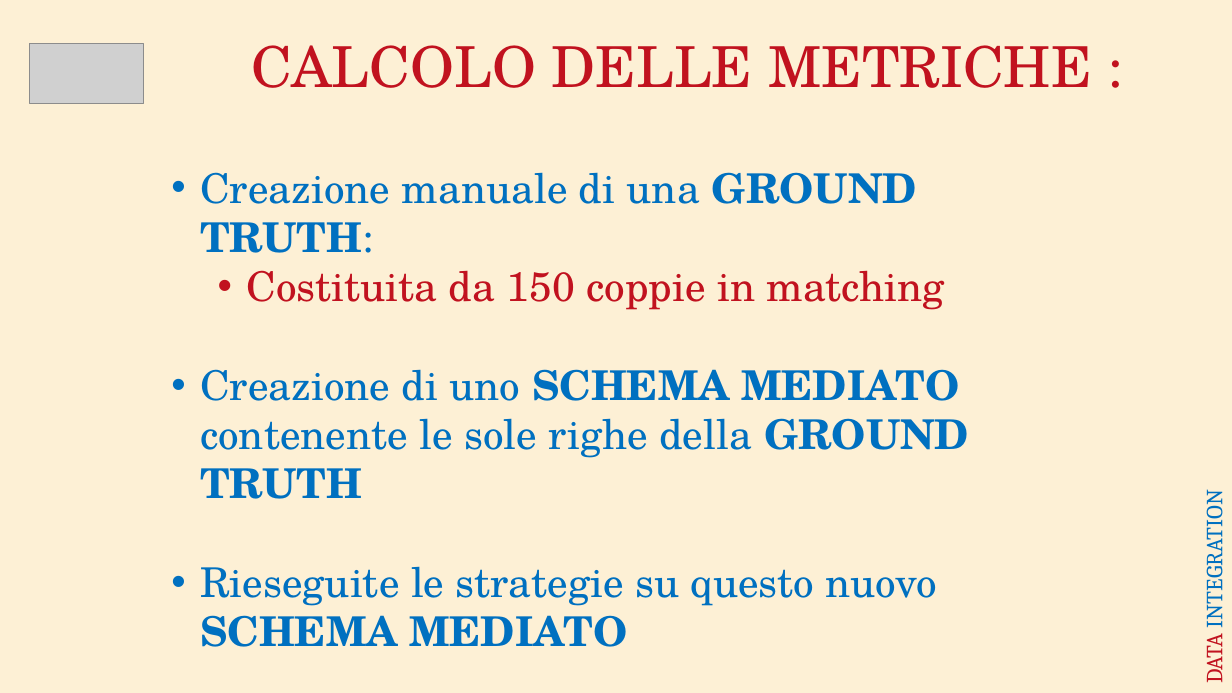
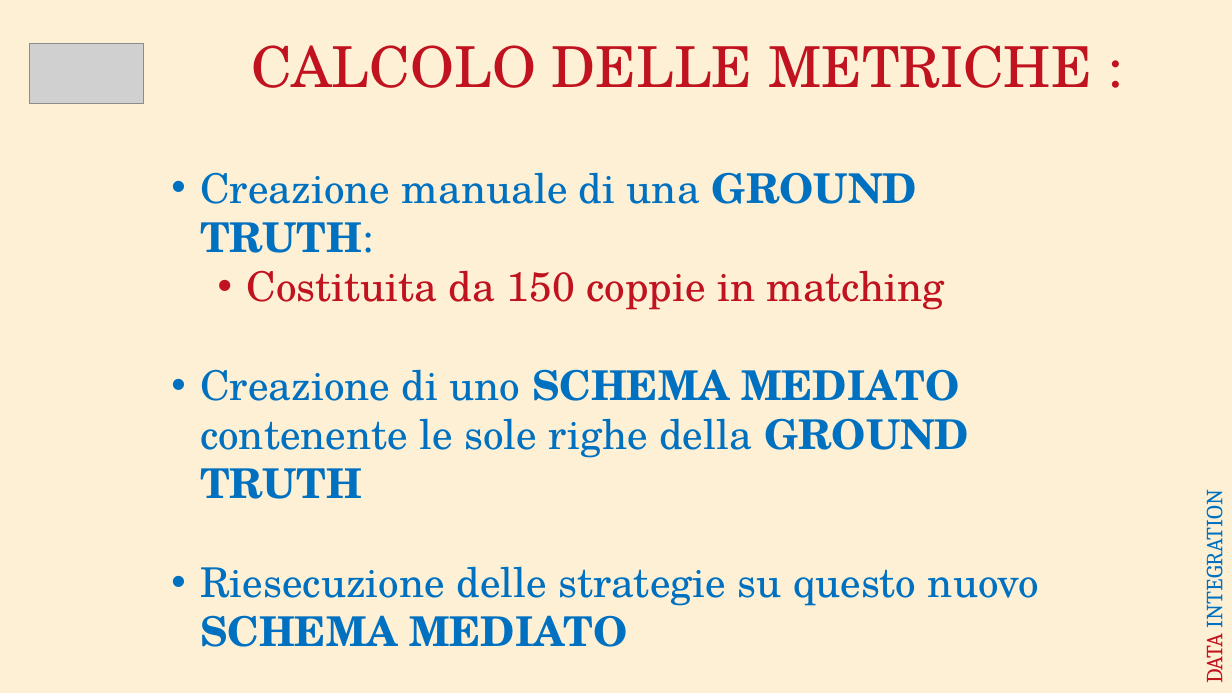
Before and after one commit to AntonioSouls/IDD_HOMEWORK5_Data-Integration, a slide deck: slide 26 of Data Integration Presentazione.pptx (slide 23 before the commit). Drawn at 1232x693 pixels with LibreOffice and Linux fonts; fonts in the diff are those of the drawing; grey boxes stand for pictures. Boxes give left, top, right and bottom in pixels: in the first picture for what was removed or moved away, otherwise in the second. Text is boxed around its words. In the diff, an @@ line names an element or a change of style, - is before the commit and + after.

```diff
--- a/Data Integration Presentazione.pptx
+++ b/Data Integration Presentazione.pptx
@@ text at (200,566,1040,647): text changed @@
-• Rieseguite le strategie su questo nuovo SCHEMA MEDIATO
+• Riesecuzione delle strategie su questo nuovo SCHEMA MEDIATO
```
Also in this commit, not shown: 12 other slides changed, 5 slides added, 2 slides removed.
